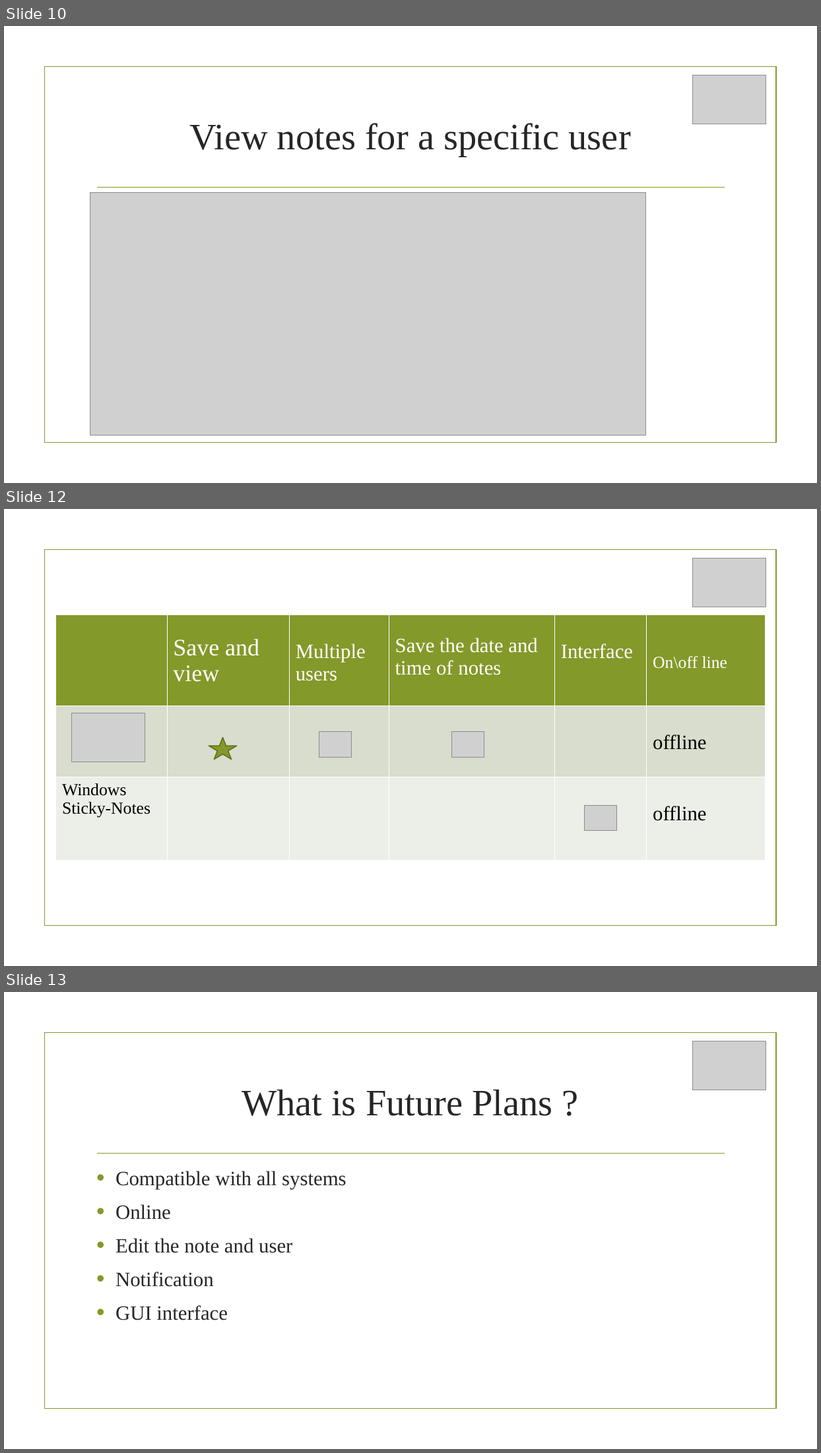
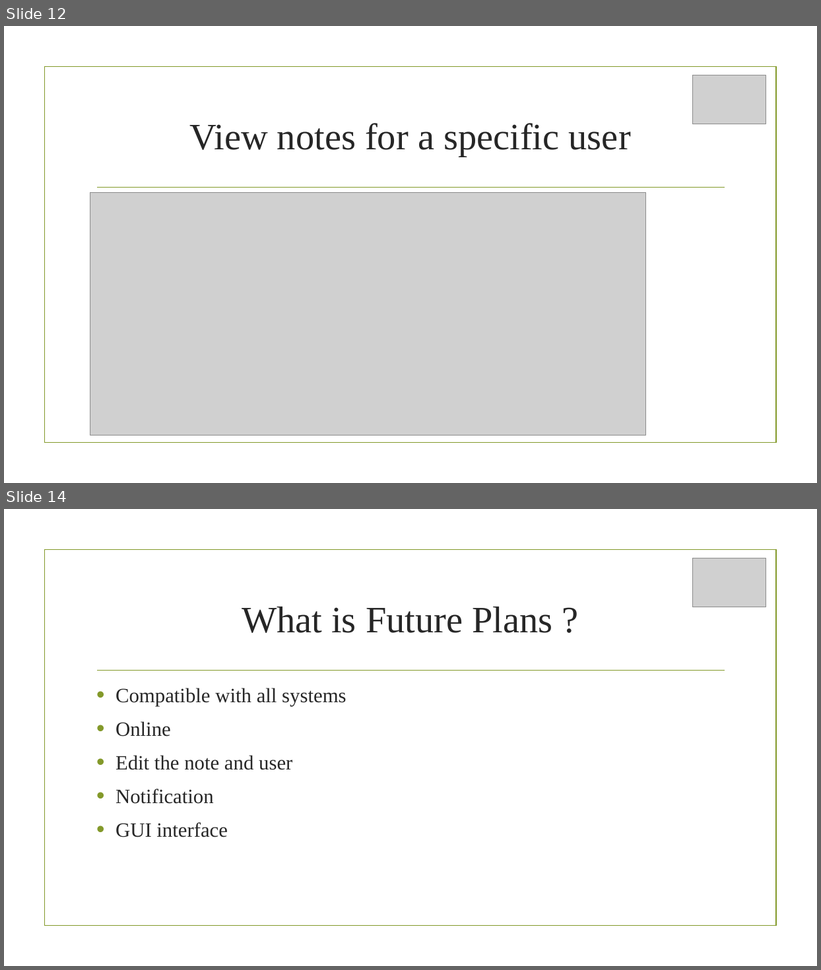
Before and after one commit to ibrahim123abusamrah/show, a slide deck: Sticky-Notes_B.pptx. Shown one above the other, each under a label of ours: slides 10, 12 and 13 before the commit, slides 12 and 14 after it; the slides between them are not shown. The pictures are 821x1453 and 821x970 pixels, drawn with LibreOffice and Linux fonts; fonts in the diff are those of the drawing; grey boxes stand for pictures; background and template pictures are left out. Boxes give left, top, right and bottom in pixels: in the first picture for what was removed or moved away, otherwise in the second. Text is boxed around its words. In the diff, an @@ line names an element or a change of style, - is before the commit and + after.

```diff
--- a/Sticky-Notes_B.pptx
+++ b/Sticky-Notes_B.pptx
@@ slide 12 removed at [4,509,817,966], background picture (left out); not listed: 1 template element that a slide beside it also shows @@
@@ picture removed at [692,558,766,607] @@
@@ table removed at [56,615,765,861], 3 rows, 6 columns @@
- | Save and view | Multiple users | Save the date and time of notes | Interface | On\off line
- |  |  |  |  | offline
-Windows / Sticky-Notes |  |  |  |  | offline
@@ picture removed at [72,714,145,762] @@
@@ star removed at [209,738,237,760] @@
@@ picture removed at [319,732,352,757] @@
@@ picture removed at [452,732,484,757] @@
@@ picture removed at [585,805,617,830] @@
@@ what was slide 10 is now slide 12 @@
@@ what was slide 13 is now slide 14 @@
```
Also in this commit, not shown: 2 slides changed, 5 slides added, 3 other slides removed.
